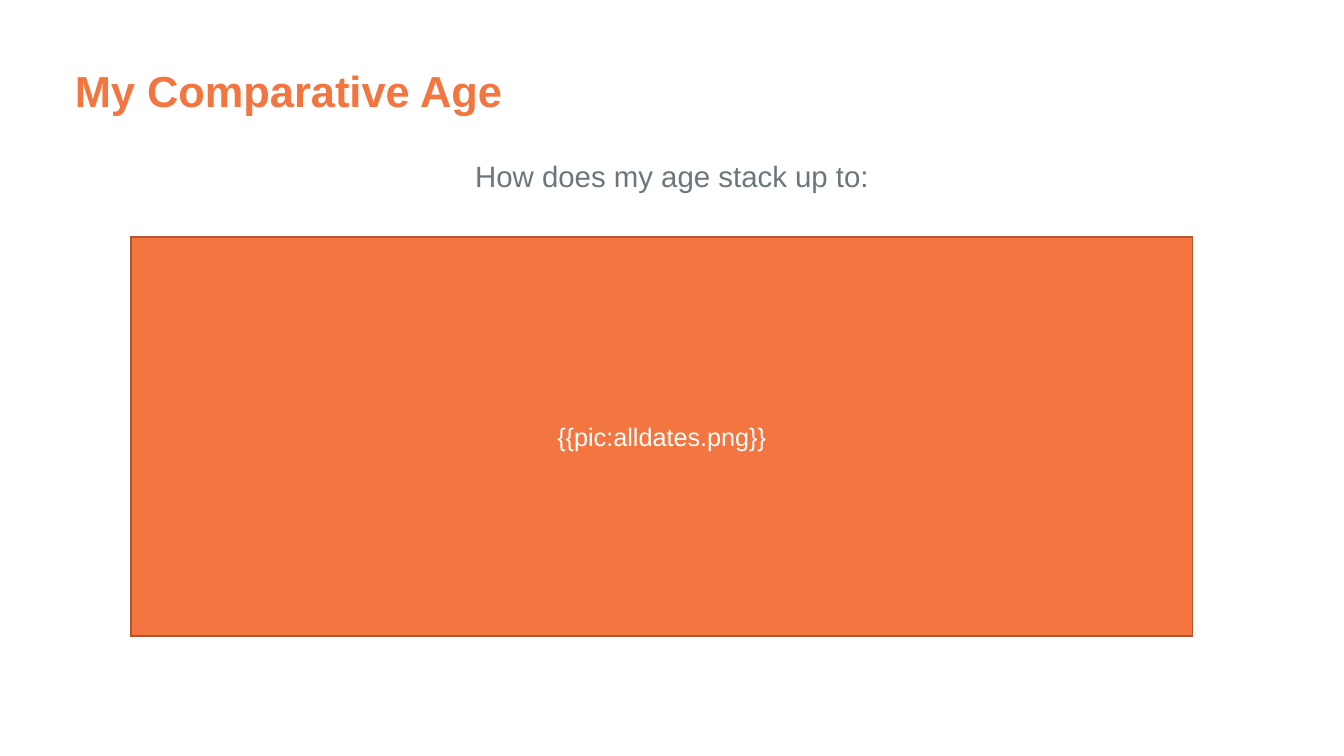
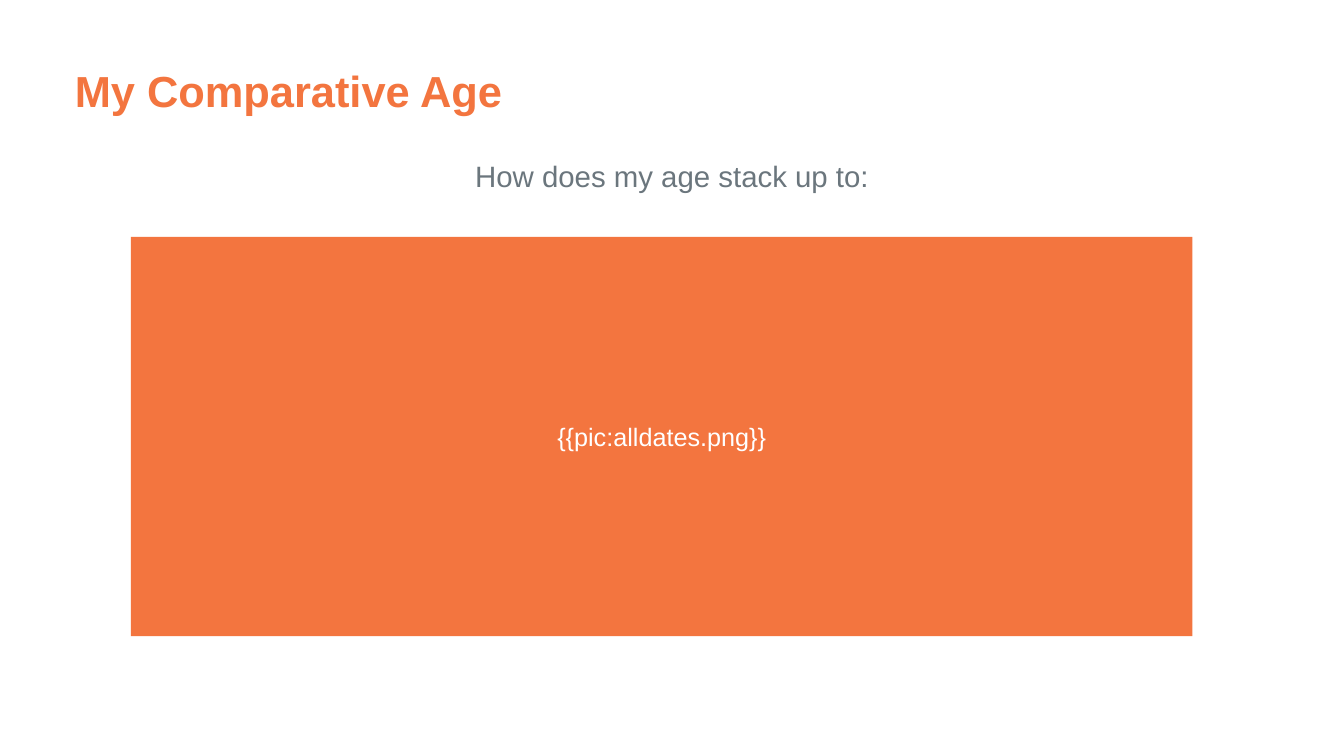
Before and after one commit to tdcoa/sql, a slide deck: slide 1 of filesets/demo/AgeReport.pptx. Drawn at 1344x756 pixels with LibreOffice and Linux fonts; fonts in the diff are those of the drawing; background and template pictures are left out. Boxes give left, top, right and bottom in pixels: in the first picture for what was removed or moved away, otherwise in the second. Text is boxed around its words. In the diff, an @@ line names an element or a change of style, - is before the commit and + after.

```diff
--- a/filesets/demo/AgeReport.pptx
+++ b/filesets/demo/AgeReport.pptx
@@ rectangle "{{pic:alldates.png}}" at (131, 237, 1193, 636): outline #B4572F 1 pt to none @@
```
Also in this commit, not shown: 1 slide added, 4 other files.
